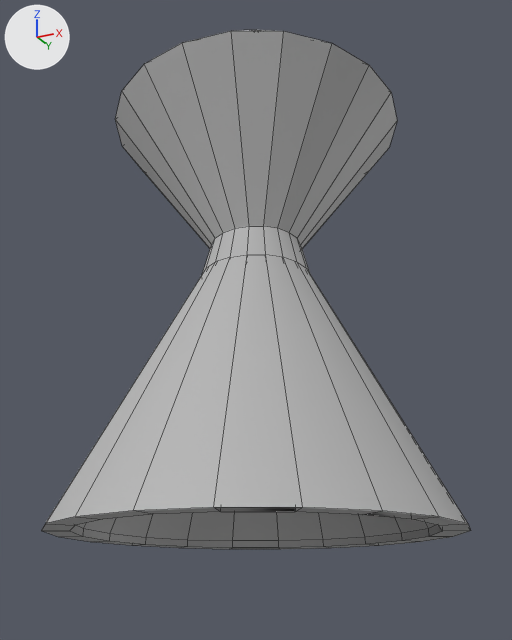
Before and after pictures for a commit that changed the FBX model Assets/Models/Assets/Hourglass.fbx.
Both versions are drawn from a 50 mm camera at (0.0159, -0.0318, -0.0132) aimed at (-0.0005, 0.0009, 0.0015). Lighting does not change. The marker at upper left points along +X, +Y and +Z. Mesh edges are drawn as thin lines. Where no turn or scale is listed for an object, it has been applied to the vertices. Vertices at the same position are counted once.
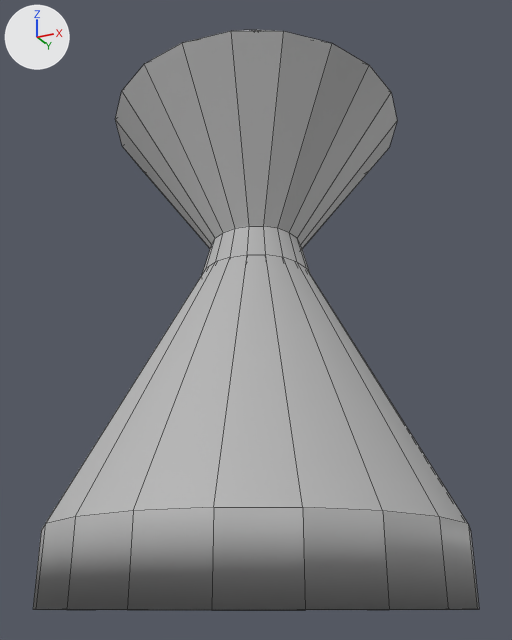
Location of each change, (x1, y1, x2, y2) in pixels of the pictures (512 x 640 px):
```json
{"object": "pCylinder3", "change": "reshaped", "before": [41, 30, 471, 549], "after": [33, 30, 479, 610], "on screen": "12% taller"}
{"part": 1, "of": "me_mesh", "change": "built on", "before": [41, 507, 471, 549], "after": [33, 507, 479, 610]}
```

The change, as JSON lines over the scene's bpy script:
```json
{"block": "me_mesh", "where": "# used by ob_pcylinder3; location = (0.0, 0.0, 0.00562)"}
{"op": "remove", "block": "me_mesh", "code": "me_mesh.from_pydata(...)  # 184 vertices, 197 faces; spans x -0.01..0.01, y -0.01..0.01, z -0.0156..0.0156"}
{"op": "add", "block": "me_mesh", "code": "me_mesh.from_pydata(...)  # 226 vertices, 239 faces; spans x -0.01..0.01, y -0.01..0.01, z -0.019..0.0156"}
{"block": "me_mesh", "change": "me_mesh part 1"}
{"block": "me_mesh", "change": "18 faces are deleted"}
{"block": "me_mesh", "change": "42 new vertices lie (0.0, 0.0, -0.0034) away from vertices in x -0.01..0.01, y -0.01..0.01, z -0.0156"}
{"block": "me_mesh", "change": "60 new faces join them"}
```
